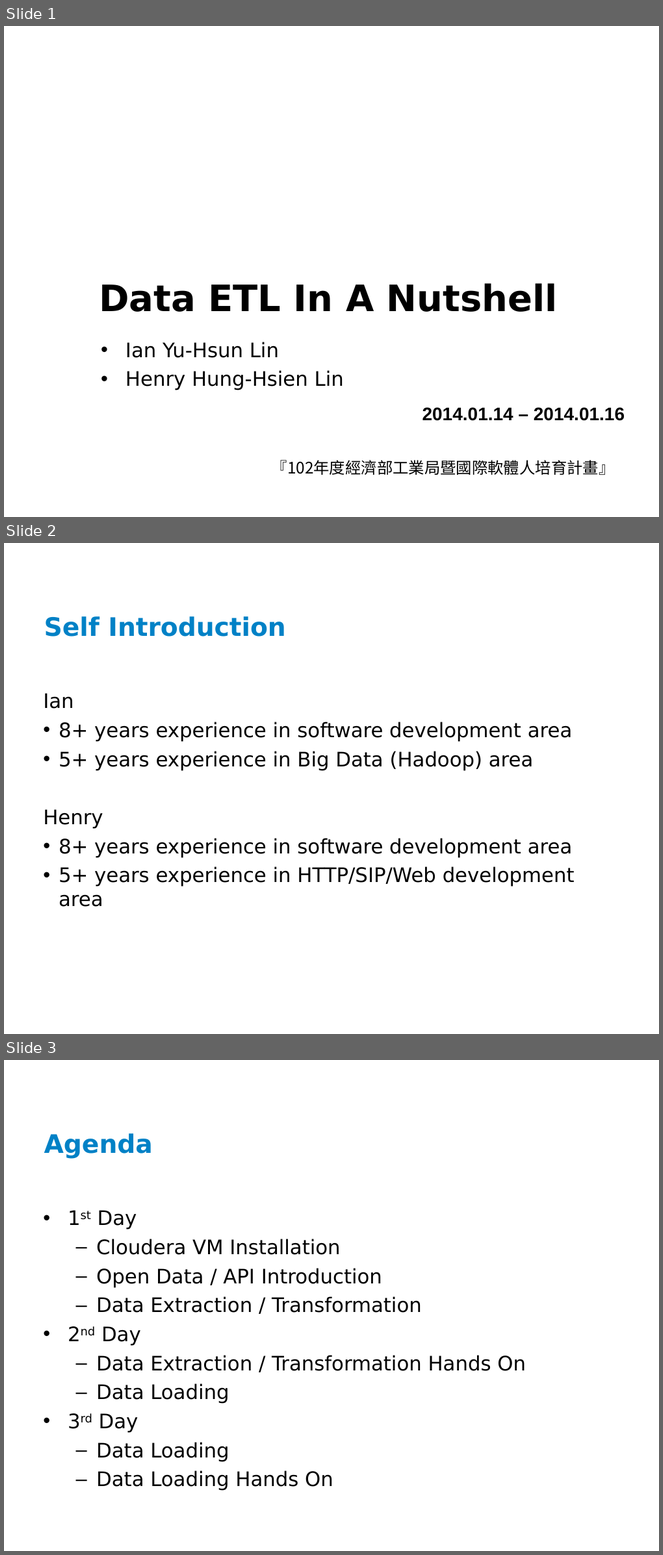
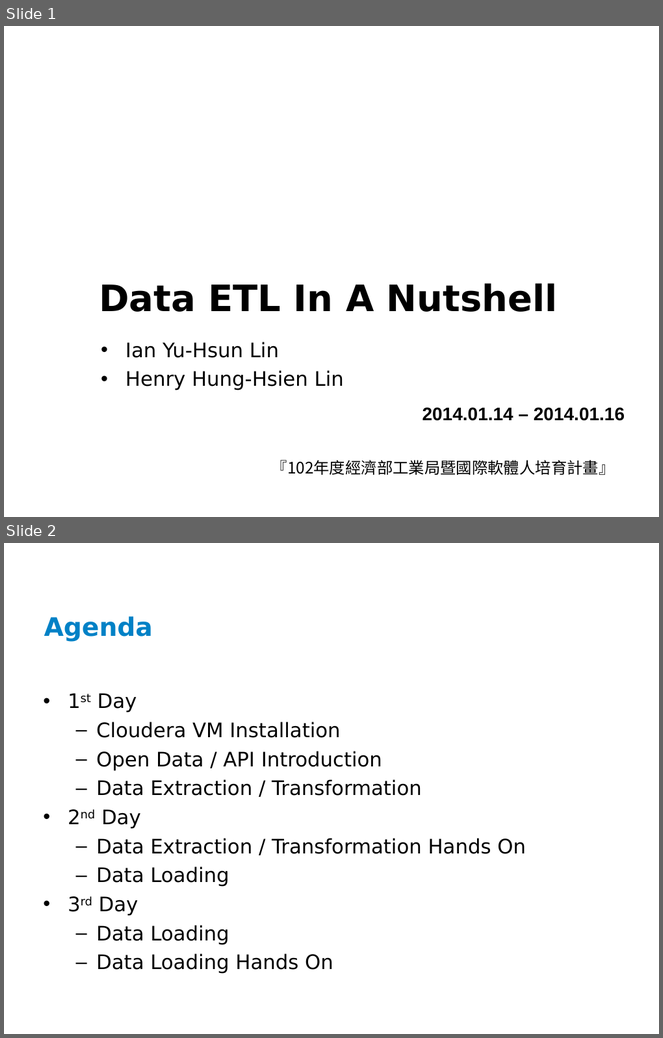
Before and after one commit to ianlin/small-data, a slide deck: training/data_etl.ppt. Shown one above the other, each under a label of ours: slides 1, 2 and 3 before the commit, slides 1 and 2 after it. The pictures are 663x1555 and 663x1038 pixels, drawn with LibreOffice and Linux fonts; fonts in the diff are those of the drawing; background and template pictures are left out. Boxes give left, top, right and bottom in pixels: in the first picture for what was removed or moved away, otherwise in the second. Text is boxed around its words. In the diff, an @@ line names an element or a change of style, - is before the commit and + after.

```diff
--- a/training/data_etl.ppt
+++ b/training/data_etl.ppt
@@ slide 2 removed at [4,543,659,1034], background #FFFFFF @@
@@ title removed at [44,616,285,637] @@
-Self Introduction
@@ text removed at [43,693,575,907] @@
-Ian
-• 8+ years experience in software development area
-• 5+ years experience in Big Data (Hadoop) area
-Henry
-• 8+ years experience in software development area
-• 5+ years experience in HTTP/SIP/Web development area
@@ what was slide 3 is now slide 2 @@
```
Also in this commit, not shown: 9 slides changed, 4 slides added.
